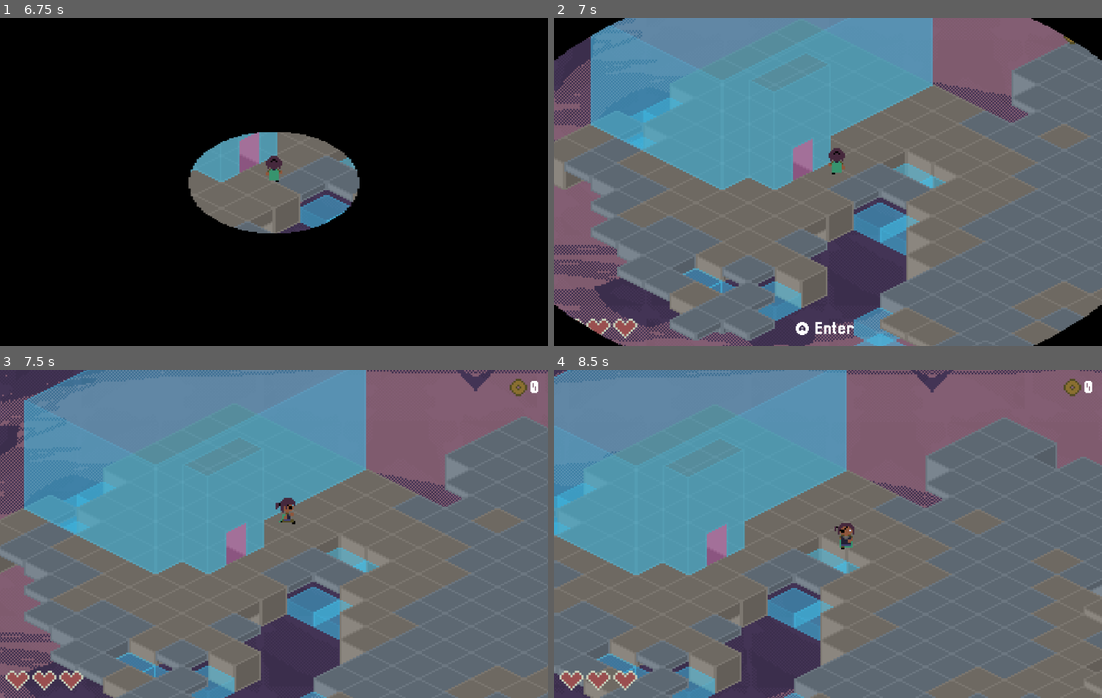
Above: before the commit, frames 1-4 (two rows, left to right).
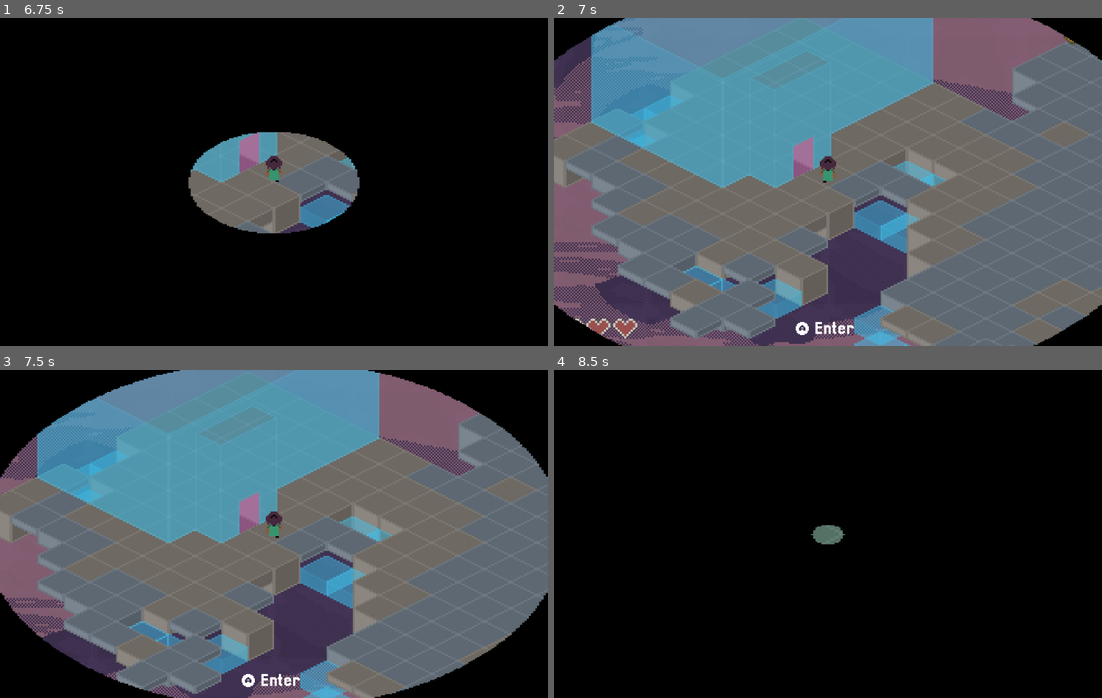
Above: after the commit, the same moments.

Repository: gaboma19/dustership
Game: Godot game, scene res://scenes/levels/echelon/echelon_level_0.tscn
Two runs of this game, one before a commit and one after it. Both use one fixed random seed, a clock stepped at 60 frames per second and the inputs below. Sound files missing from this copy of the repository are replaced by a short silence.
Inputs (mouse positions are in pixels of both pictures, inside the frame that each line leads up to):
- Up to frame 1 (6.75 s): tap Enter at 0.5 s; move the mouse to (394, 165) at 0.52 s; hold D (move_right) 0.53-1.28 s; hold Q (switch_character) 0.53-1.28 s; tap Tab (toggle_hold, bound only after the commit) at 0.8, 1.35, 2.3, 3.8, 4.35, 5.3, 5.85 s; move the mouse to (164, 198) at 1.27 s; hold S (move_down) 1.28-2.03 s; tap Q (switch_character) every 1.5 s from 1.55 to 6.05 s; move the mouse to (328, 109) at 2.02 s; press the mouse at (328, 109) at 2.03 s; hold D (move_right) 2.03-2.78 s; move the mouse to (246, 247) at 2.77 s; release the mouse at (246, 247) at 2.78 s; hold Up (move_up) 2.78-3.53 s; tap F (interact) at 2.85 s; move the mouse to (438, 231) at 3.52 s; hold Q (switch_character) 3.53-4.28 s; hold A (move_left) 3.53-5.03 s; move the mouse to (109, 132) at 4.27 s; move the mouse to (301, 182) at 5.02 s; hold S (move_down) 5.03-5.78 s; hold Q (switch_character) 5.03-5.78 s; move the mouse to (191, 100) at 5.77 s; hold D (move_right) 5.78-6.53 s; move the mouse to (394, 165) at 6.52 s; press the mouse at (394, 165) at 6.53 s; hold Up (move_up) from 6.53 s (still down)
- Up to frame 2 (7 s): keep holding Up (move_up); tap Tab (toggle_hold, bound only after the commit) at 6.8 s
- Up to frame 3 (7.5 s): move the mouse to (164, 550) at 7.27 s; release Up (move_up) at 7.28 s; release the mouse at (164, 550) at 7.28 s; hold D (move_right) from 7.28 s (still down); tap F (interact) at 7.35 s
- Up to frame 4 (8.5 s): tap Q (switch_character) at 7.55 s; move the mouse to (882, 461) at 8.02 s; release D (move_right) at 8.03 s; hold S (move_down) from 8.03 s (still down); hold Q (switch_character) from 8.03 s (still down); tap Tab (toggle_hold, bound only after the commit) at 8.3 s

Frame 1 is identical in both runs. In frame 2, 7.4% of the frame differs, in the area x 0-100%, y 0-100%; in frame 3, 40%; in frame 4, 100%.
Error in both runs: Invalid assignment of property or key 'monitoring' with value of type 'bool' on a base object of type 'null instance'. (res://scenes/entities/player/states/act…

Commit message:
player manager autoload

Diff:
--- a/project.godot
+++ b/project.godot
@@ -101,7 +101,7 @@
 , Object(InputEventJoypadMotion,"resource_local_to_scene":false,"resource_name":"","device":-1,"axis":5,"axis_value":1.0,"script":null)
 ]
 }
-toggle_follow={
+toggle_hold={
 "deadzone": 0.5,
 "events": [Object(InputEventJoypadButton,"resource_local_to_scene":false,"resource_name":"","device":-1,"button_index":1,"pressure":0.0,"pressed":false,"script":null)
 , Object(InputEventKey,"resource_local_to_scene":false,"resource_name":"","device":-1,"window_id":0,"alt_pressed":false,"shift_pressed":false,"ctrl_pressed":false,"meta_pressed":false,"pressed":false,"keycode":0,"physical_keycode":4194306,"key_label":0,"unicode":0,"echo":false,"script":null)
--- a/scenes/autoload/party_manager.gd
+++ b/scenes/autoload/party_manager.gd
@@ -1,7 +1,53 @@
 extends Node
 
-var members: Array[Player]
+var members: Array[Player] = []
+var active_member_index: int = -1
+var is_holding: bool = false
+
 
 func _unhandled_input(event):
 	if event.is_action_pressed("switch_character"):
-		pass
+		switch_character()
+	elif event.is_action_pressed("toggle_hold"):
+		toggle_hold()
+
+
+func add_member(node: Player):
+	members.append(node)
+	if members.size() == 1:
+		active_member_index = 0
+
+
+func get_active_member() -> Player:
+	return members[active_member_index]
+
+
+func switch_character():
+	var next_active_member_index = active_member_index + 1
+	if next_active_member_index > members.size() - 1:
+		next_active_member_index = 0
+
+	var next_active_member = members[next_active_member_index]
+	next_active_member.state_machine.transition_to("Active")
+
+	for i in range(members.size()):
+		if i == next_active_member_index:
+			continue
+
+		if is_holding:
+			members[i].state_machine.transition_to("Hold")
+		else:
+			members[i].state_machine.transition_to("Follow")
+
+
+func toggle_hold():
+	is_holding = !is_holding
+
+	for i in range(members.size()):
+		if i == active_member_index:
+			continue
+
+		if is_holding:
+			members[i].state_machine.transition_to("Hold")
+		else:
+			members[i].state_machine.transition_to("Follow")
--- a/scenes/entities/player/player.gd
+++ b/scenes/entities/player/player.gd
@@ -6,8 +6,9 @@
 @onready var damage_interval_timer = $PlayerHurtboxComponent/DamageIntervalTimer
 #@onready var health_component = $HealthComponent
 @onready var player_hurtbox_component: Area2D = $PlayerHurtboxComponent
+@onready var speech_sound = preload("res://assets/sfx/speech_sound.wav")
+@onready var state_machine = %StateMachine
 @onready var velocity_component = $VelocityComponent
-@onready var speech_sound = preload("res://assets/sfx/speech_sound.wav")
 
 var movement_vector: Vector2 = Vector2.ZERO
 
@@ -17,6 +18,7 @@
 	player_hurtbox_component.area_entered.connect(on_hurtbox_area_entered)
 	#update_player_variables()
 	#HealthBar.set_hearts()
+	PartyManager.add_member(self)
 
 
 func _process(_delta):
